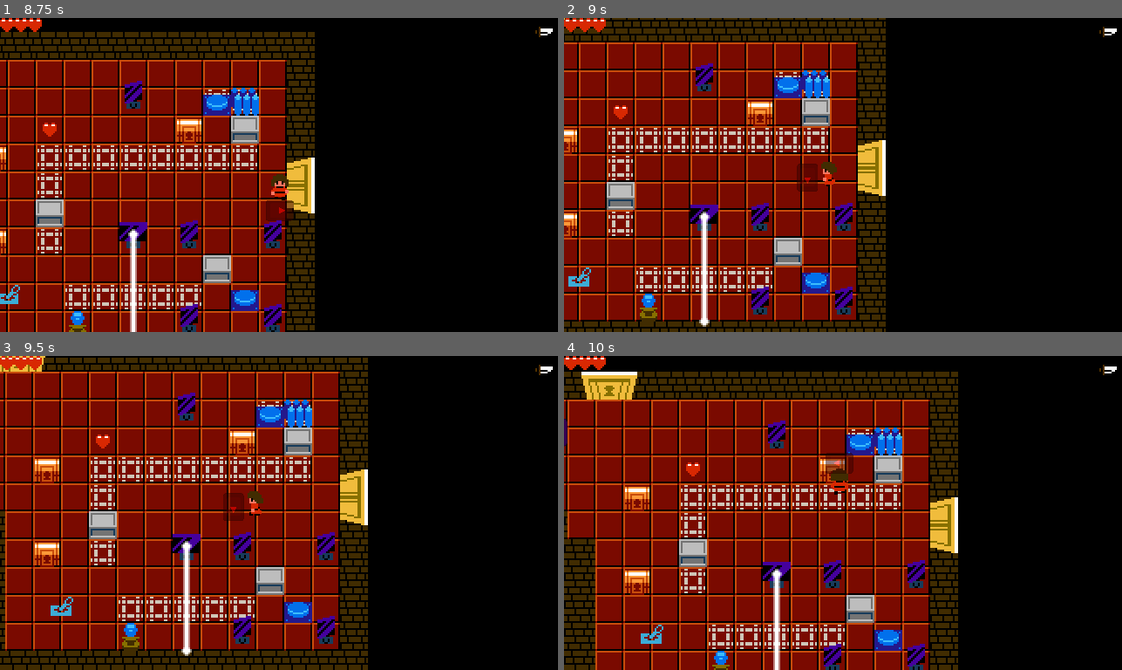
Above: before the commit, frames 1-4 (two rows, left to right).
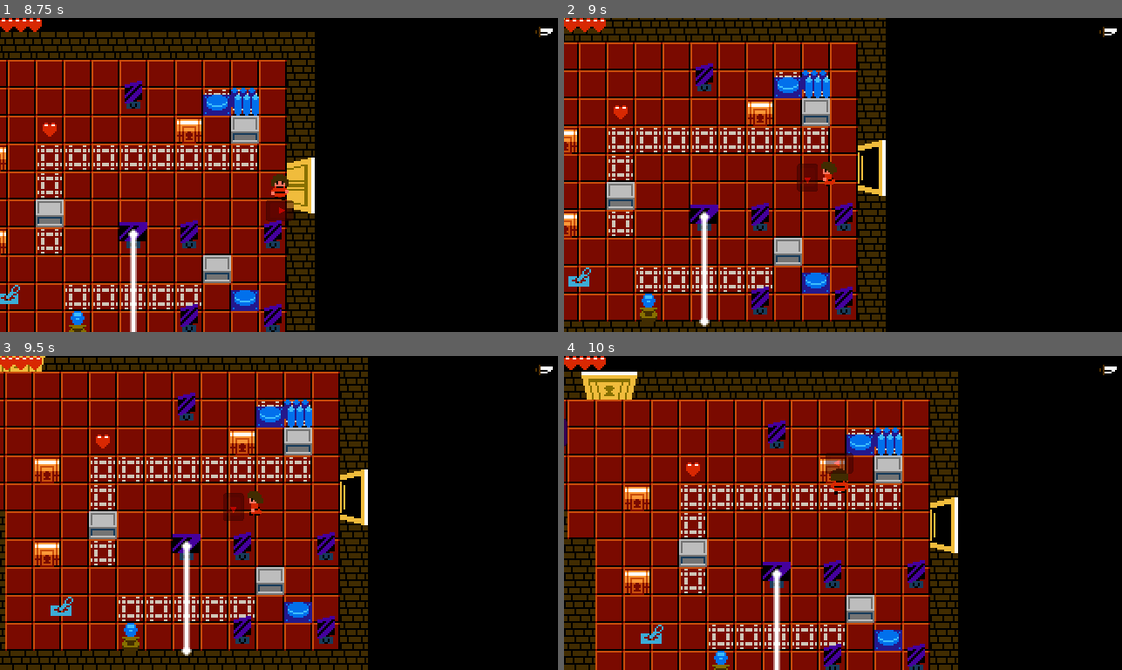
Above: after the commit, the same moments.

Repository: iliys/The-Offering-Godot-Wild-Jam-58-
Game: Godot game, scene res://map/map.tscn
The game is run twice, just before and just after one commit, with the same random seed, the same clock (stepped at 60 frames per second) and the same inputs. The engine's default icon, where the game draws it, is replaced by a stand-in: a white triangle on a blue panel in a dark square.
Inputs:
- Up to frame 1 (8.75 s): tap Enter at 0.5, 5.75 s; hold Right (right) 0.53-1.28 s; hold Z (interact) 0.53-1.28 s; hold Down (down) 1.28-2.03 s; tap X (attack) at 1.35, 5.85 s; tap Z (interact) at 1.55, 2.85, 3.8, 4.35, 6.05, 7.35, 8.3 s; hold Right (right) 2.03-2.78 s; hold Z (interact) 2.03-2.78 s; hold Up (up) 2.78-3.53 s; tap Space at 3.5 s; hold X (attack) 3.53-4.28 s; hold Left (left) 3.53-5.03 s; hold Down (down) 5.03-5.78 s; hold Z (interact) 5.03-5.78 s; hold Right (right) 5.78-6.53 s; hold Up (up) 6.53-7.28 s; hold Z (interact) 6.53-7.28 s; hold Right (right) 7.28-8.03 s; hold Down (down) from 8.03 s (still down); hold X (attack) from 8.03 s (still down)
- Up to frame 2 (9 s): release Down (down) at 8.78 s; release X (attack) at 8.78 s; hold Left (left) from 8.78 s (still down); tap Z (interact) at 8.85 s
- Up to frame 3 (9.5 s): keep holding Left (left)
- Up to frame 4 (10 s): release Left (left) at 9.53 s; hold Up (up) from 9.53 s (still down); hold Z (interact) from 9.53 s (still down)

Frame 1 is identical in both runs. In frame 2, 0.4% of the frame differs, in the area x 52-57%, y 41-55%; in frame 3, 0.4%; in frame 4, 0.4%.

Commit message:
Modified doors

Diff:
--- a/map/door/door.gd
+++ b/map/door/door.gd
@@ -3,6 +3,8 @@
 
 
 @export var id := -1
+@export var open_by_interact := true
+@export var open := false
 
 var close_anim_name := "closed"
 
@@ -12,21 +14,20 @@
 
 
 func _ready() -> void:
-	if id < 0:
-		interation_zone.queue_free()
-	else:
+	if id >= 0:
 		close_anim_name = "closed_locked"
-	animated_sprite.play(close_anim_name)
+	set_open(open)
 
 
 func _unhandled_input(event: InputEvent) -> void:
-	if event.is_action_pressed("interact") and id >= 0:
-		open_w_key()
+	if event.is_action_pressed("interact") and interation_zone.get_overlapping_bodies().size() > 0:
+		if id >= 0:
+			open_w_key()
+		elif open_by_interact:
+			set_open(not open)
 
 
 func open_w_key() -> void:
-	if interation_zone.get_overlapping_bodies().size() <= 0:
-		return
 	var player: Player = interation_zone.get_overlapping_bodies()[0]
 	if (not player.keys.has(id)) or player.keys[id] <= 0:
 		return
@@ -36,5 +37,6 @@
 
 
 func set_open(open := true) -> void:
+	self.open = open
 	animated_sprite.play("open" if open else close_anim_name)
 	collision_shape.set_deferred("disabled", open)
--- a/map/door/door.tscn
+++ b/map/door/door.tscn
@@ -36,7 +36,7 @@
 size = Vector2(16, 16)
 
 [sub_resource type="RectangleShape2D" id="RectangleShape2D_we3d8"]
-size = Vector2(8, 32)
+size = Vector2(1, 32)
 
 [node name="Door" type="StaticBody2D"]
 collision_mask = 11
@@ -55,5 +55,5 @@
 monitorable = false
 
 [node name="CollisionShape2D" type="CollisionShape2D" parent="InteractionZone"]
-position = Vector2(12, 0)
+position = Vector2(16, 0)
 shape = SubResource("RectangleShape2D_we3d8")
